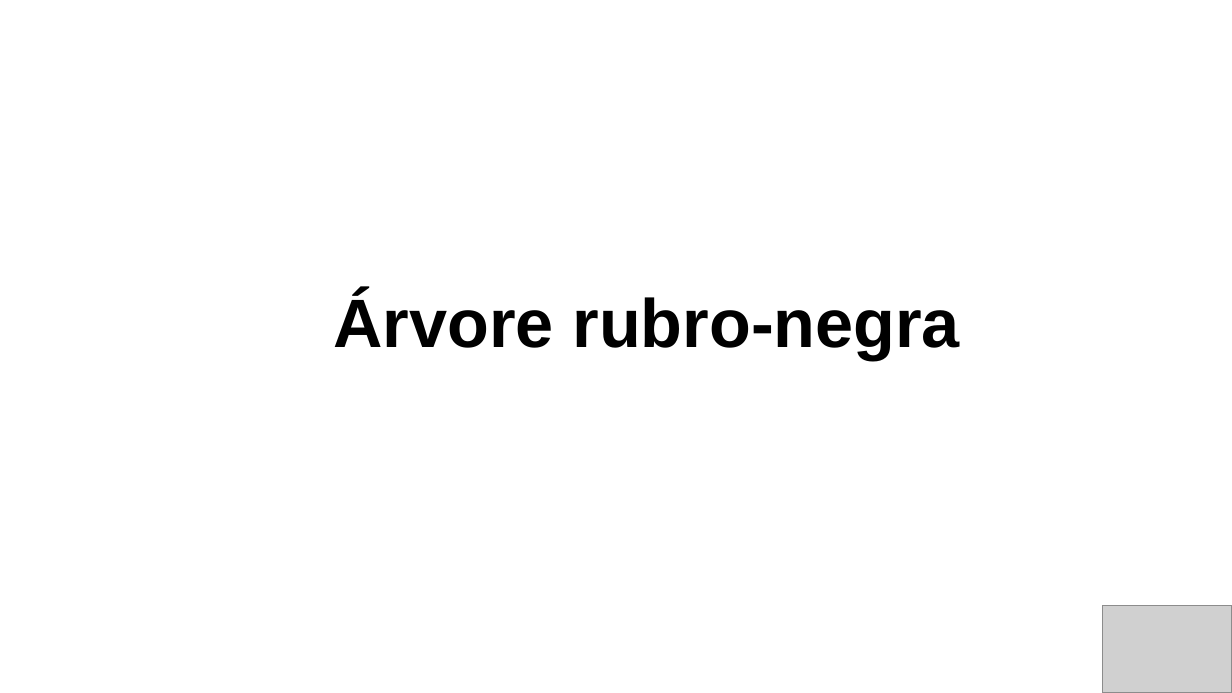
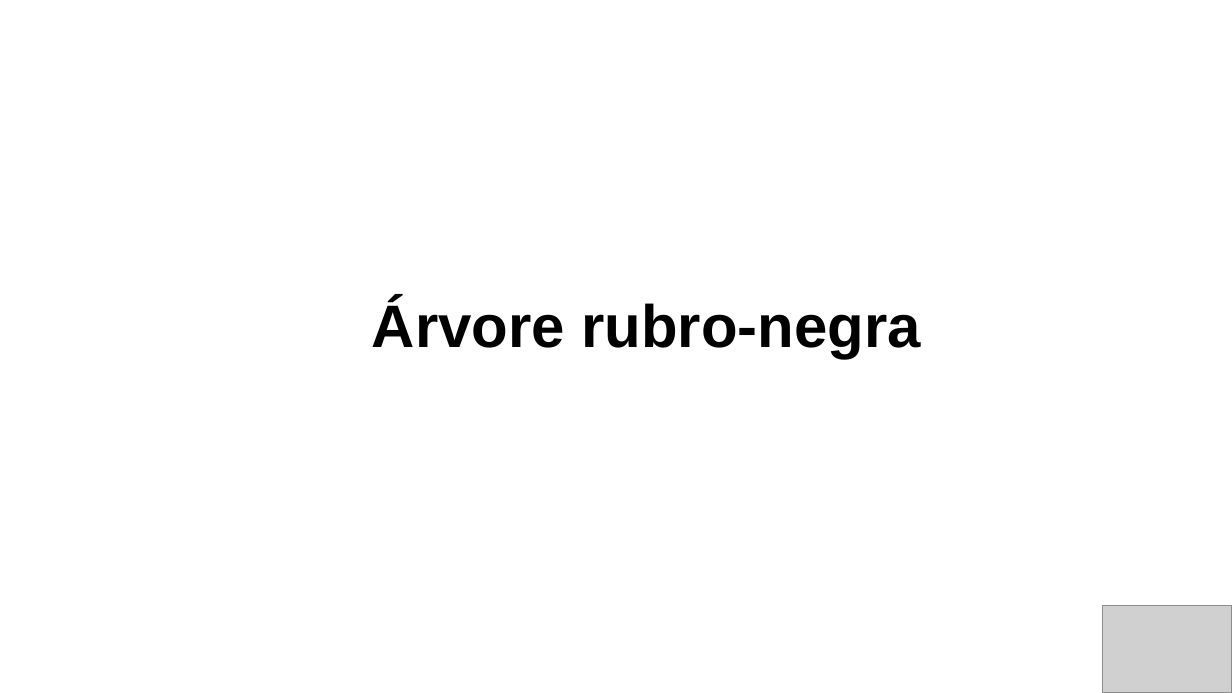
Before and after one commit to Gabrielgermanoo/Huffman, a slide deck: slide 14 of Red_Black/Árvore rubro-negra.pptx (slide 10 before the commit). Drawn at 1232x693 pixels with LibreOffice and Linux fonts; fonts in the diff are those of the drawing; grey boxes stand for pictures. Boxes give left, top, right and bottom in pixels: in the first picture for what was removed or moved away, otherwise in the second. Text is boxed around its words. In the diff, an @@ line names an element or a change of style, - is before the commit and + after.

```diff
--- a/Red_Black/Árvore rubro-negra.pptx
+++ b/Red_Black/Árvore rubro-negra.pptx
@@ text "Árvore rubro-negra" at [372,299,921,358]: size 40 to 35 pt @@
```
Also in this commit, not shown: 5 other slides changed, 9 slides added.
